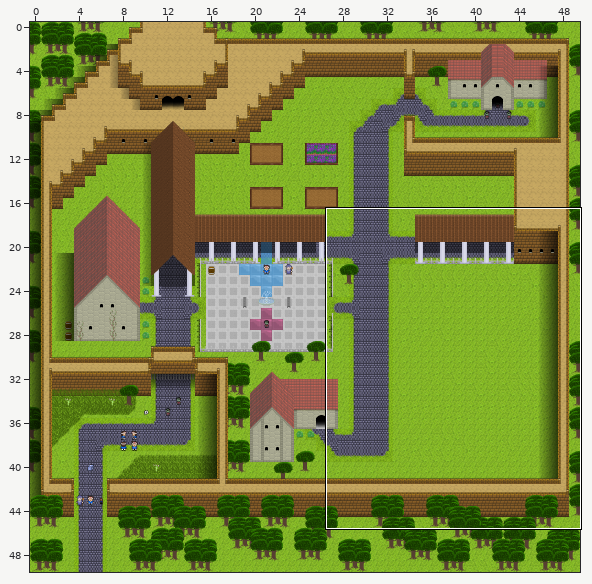
Two versions of a level (Tiled map, Board1.tmx). The picture above shows the old version from afar; the outline marks the close-up.
Close-up. Before the edit:
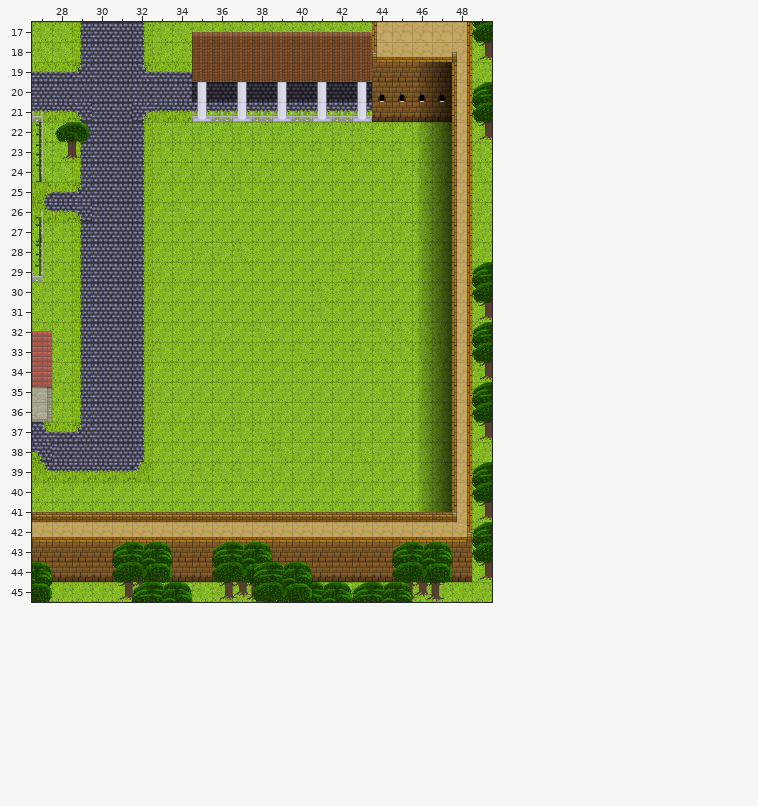
Cells are 32x32 px. Shown: x 27..49, y 17..45. The commit also changed other parts of the map, which this record leaves out. Tiles whose own drawing changed are shown in their newer look in all pictures.
And afterwards:
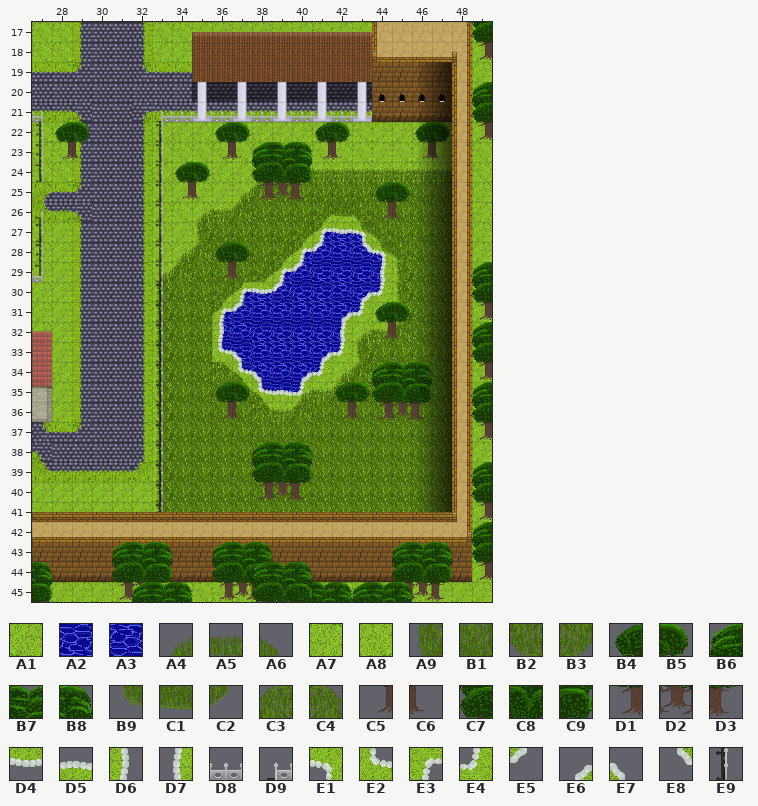
Key: from "shittytileset": A1 0, A2 1, A3 1 turned 180, A4 45, A5 46, A6 47, A7 48, A8 50, A9 60, B1 61, B2 63, B3 64, B4 65, B5 66, B6 67, B7 68, B8 69, B9 75, C1 76, C2 77, C3 78, C4 79, C5 80, C6 81, C7 82, C8 83, C9 84, D1 97, D2 98, D3 99, D4 117, D5 117 turned 180, D6 117 turned 270, D7 117 turned 90, D8 122, D9 124, E1 132, E2 132 turned 180, E3 132 turned 270, E4 132 turned 90, E5 133, E6 133 turned 180, E7 133 turned 270, E8 133 turned 90, E9 139.
__ is an empty cell, .. an unchanged one.
Change:
--- layer "Ground Layer"
@@ x 36..44 @@
-27 .. .. .. .. .. A1 A7 A7 ..
-28 .. .. .. .. A1 A1 A1 A1 A7
-29 .. .. .. A1 A1 A1 A8 A7 A1
-30 .. A1 A1 A1 A1 A8 A1 A1 A1
-31 A1 A1 A1 A1 A1 A8 A1 A1 ..
-32 A7 A1 A8 A1 A1 A1 A1 .. ..
-33 A1 A1 A1 A1 A8 A1 A1 .. ..
-34 .. A1 A1 A1 A1 A1 .. .. ..
-35 .. .. A1 A1 A7 .. .. .. ..
+27 .. .. .. .. .. A2 A2 A2 ..
+28 .. .. .. .. A2 A3 A3 A3 A2
+29 .. .. .. A2 A3 A2 A2 A2 A2
+30 .. A2 A2 A3 A2 A2 A3 A2 A2
+31 A2 A3 A3 A3 A3 A3 A3 A2 ..
+32 A3 A3 A2 A2 A2 A2 A2 .. ..
+33 A2 A2 A3 A3 A3 A3 A2 .. ..
+34 .. A2 A3 A3 A3 A2 .. .. ..
+35 .. .. A2 A2 A2 .. .. .. ..
--- layer "Ground Layer 2"
@@ x 33..47 @@
-22 .. .. .. __ __ .. .. .. __ __ .. .. .. __ __
-23 .. .. .. __ __ .. .. .. __ __ .. .. .. __ __
-24 .. __ __ .. .. __ __ __ __ __ __ __ __ __ __
-25 .. __ __ .. __ __ __ __ __ __ __ __ __ __ __
-26 .. .. __ __ __ __ __ __ __ __ __ __ __ __ __
-27 .. .. __ __ __ __ __ __ __ __ __ __ __ __ __
-28 .. __ __ __ __ __ __ __ __ .. __ __ __ __ __
-29 __ __ __ __ __ .. __ __ .. .. .. __ __ __ __
-30 __ __ __ __ __ __ __ .. .. .. __ __ __ __ __
-31 __ __ __ __ __ .. .. .. .. __ __ .. __ __ __
-32 __ __ __ __ .. .. .. .. .. __ __ __ __ __ __
-33 __ __ __ __ __ .. .. .. __ __ __ __ __ __ __
-34 __ __ __ __ __ __ .. __ __ __ __ __ __ __ __
-35 __ __ __ __ __ __ __ __ __ __ __ __ __ __ __
-36 __ __ __ __ __ __ __ __ __ __ __ __ __ __ __
-37 __ __ __ __ __ __ __ __ __ __ __ __ __ __ __
-38 __ __ __ __ __ __ __ __ __ __ __ __ __ __ __
-39 __ __ __ __ __ __ __ __ __ __ __ __ __ __ __
-40 __ __ __ __ __ __ __ __ __ __ __ __ __ __ __
-41 __ __ __ __ __ __ __ __ __ __ __ __ __ __ __
+22 .. .. .. B4 B5 .. .. .. B4 B5 .. .. .. B4 B5
+23 .. .. .. C5 C6 .. .. .. C5 C6 .. .. .. C5 C6
+24 .. B4 B5 .. .. A4 A5 A5 A5 A5 A5 A5 A5 A5 A5
+25 .. C5 C6 .. A4 C3 B1 B1 B1 B1 B1 B1 B1 B1 B1
+26 .. .. A4 A5 C3 B1 B1 B1 B3 C1 B2 B1 B1 B1 B1
+27 .. .. A9 B1 B1 B1 B1 B3 E3 D4 E1 B2 B1 B1 B1
+28 .. A4 C3 B1 B1 B1 B3 E3 E5 .. E8 E1 B2 B1 B1
+29 A4 C3 B1 B1 B1 .. E3 E5 .. .. .. D7 A9 B1 B1
+30 A9 B1 B1 B3 E3 D4 E5 .. .. .. E6 E4 A9 B1 B1
+31 A9 B1 B1 E3 E5 .. .. .. .. E6 E4 .. A9 B1 B1
+32 A9 B1 B1 D6 .. .. .. .. .. D7 A4 A5 C3 B1 B1
+33 A9 B1 B1 E2 E7 .. .. .. E6 E4 A9 B1 B1 B1 B1
+34 A9 B1 B1 C4 E2 E7 .. E6 E4 A4 C3 B1 B1 B1 B1
+35 A9 B1 B1 B1 C4 E2 D5 E4 A5 C3 B1 B1 B1 B1 B1
+36 A9 B1 B1 B1 B1 C4 A5 C3 B1 B1 B1 B1 B1 B1 B1
+37 A9 B1 B1 B1 B1 B1 B1 B1 B1 B1 B1 B1 B1 B1 B1
+38 A9 B1 B1 B1 B1 B1 B1 B1 B1 B1 B1 B1 B1 B1 B1
+39 A9 B1 B1 B1 B1 B1 B1 B1 B1 B1 B1 B1 B1 B1 B1
+40 A9 B1 B1 B1 B1 B1 B1 B1 B1 B1 B1 B1 B1 B1 B1
+41 A9 B1 B1 B1 B1 B1 B1 B1 B1 B1 B1 B1 B1 B1 B1
--- layer "Behind Walls"
@@ x 33..46 @@
-21 __ __ .. .. .. .. .. .. .. .. .. .. .. ..
-22 __ .. .. .. .. .. .. .. .. .. .. .. .. ..
-23 __ .. .. .. .. __ __ __ .. .. .. .. .. ..
-24 __ .. .. .. .. __ __ __ .. .. .. .. .. ..
-25 __ .. .. .. .. __ __ __ .. .. .. .. .. ..
-26 __ .. .. .. .. .. .. .. .. .. .. .. .. ..
-27 __ .. .. .. .. .. .. .. __ .. __ .. .. ..
-28 __ .. .. .. .. .. .. __ .. .. .. __ .. ..
-29 __ .. .. .. .. __ __ .. .. .. .. .. .. ..
-30 __ .. .. .. __ .. .. .. .. .. .. .. .. ..
-31 __ .. .. __ .. .. .. .. .. .. .. .. .. ..
-32 __ .. .. .. .. .. .. .. .. .. .. .. .. ..
-33 __ .. .. .. .. .. .. .. .. .. .. .. .. ..
-34 __ .. .. .. __ .. .. .. .. .. .. __ __ __
-35 __ .. .. .. .. __ .. __ .. .. .. __ __ __
-36 __ .. .. .. .. .. .. .. .. .. .. __ __ __
-37 __ .. .. .. .. .. .. .. .. .. .. .. .. ..
-38 __ .. .. .. .. __ __ __ .. .. .. .. .. ..
-39 __ .. .. .. .. __ __ __ .. .. .. .. .. ..
-40 __ .. .. .. .. __ __ __ .. .. .. .. .. ..
-41 __ .. .. .. .. .. .. .. .. .. .. .. .. ..
+21 D9 D8 .. .. .. .. .. .. .. .. .. .. .. ..
+22 E9 .. .. .. .. .. .. .. .. .. .. .. .. ..
+23 E9 .. .. .. .. B6 B7 B8 .. .. .. .. .. ..
+24 E9 .. .. .. .. C7 C8 C9 .. .. .. .. .. ..
+25 E9 .. .. .. .. D1 D2 D3 .. .. .. .. .. ..
+26 E9 .. .. .. .. .. .. .. .. .. .. .. .. ..
+27 E9 .. .. .. .. .. .. .. C2 .. B9 .. .. ..
+28 E9 .. .. .. .. .. .. C2 .. .. .. B9 .. ..
+29 E9 .. .. .. .. B3 C2 .. .. .. .. .. .. ..
+30 E9 .. .. .. C2 .. .. .. .. .. .. .. .. ..
+31 E9 .. .. C2 .. .. .. .. .. .. .. .. .. ..
+32 E9 .. .. .. .. .. .. .. .. .. .. .. .. ..
+33 E9 .. .. .. .. .. .. .. .. .. .. .. .. ..
+34 E9 .. .. .. A6 .. .. .. .. .. .. B6 B7 B8
+35 E9 .. .. .. .. A6 .. A4 .. .. .. C7 C8 C9
+36 E9 .. .. .. .. .. .. .. .. .. .. D1 D2 D3
+37 E9 .. .. .. .. .. .. .. .. .. .. .. .. ..
+38 E9 .. .. .. .. B6 B7 B8 .. .. .. .. .. ..
+39 E9 .. .. .. .. C7 C8 C9 .. .. .. .. .. ..
+40 E9 .. .. .. .. D1 D2 D3 .. .. .. .. .. ..
+41 E9 .. .. .. .. .. .. .. .. .. .. .. .. ..
--- layer "Walls and Such"
@@ x 44..45 @@
-26 __ __
+26 C5 C6
@@ x 36..37 @@
-29 __ __
+29 C5 C6
@@ x 44..45 @@
-32 __ __
+32 C5 C6
@@ x 36..43 @@
-36 __ __ .. .. .. .. __ __
+36 C5 C6 .. .. .. .. C5 C6
--- layer "Above Layer 1"
@@ x 44..45 @@
-25 __ __
+25 B4 B5
@@ x 36..37 @@
-28 __ __
+28 B4 B5
@@ x 44..45 @@
-31 __ __
+31 B4 B5
@@ x 36..43 @@
-35 __ __ .. .. .. .. __ __
+35 B4 B5 .. .. .. .. B4 B5
Pixel boxes of the changes (left, top, right, bottom) in both close-ups:
changed: (156, 111, 452, 512)
